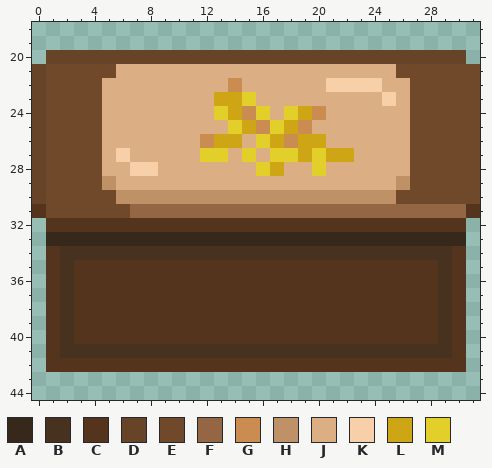
File history of a pixel-art sprite, SoftwareProjekt2024/Content/Food/Board_Potato_Chopped.PNG. The first picture shows the starting point.
The file is 32x64 pixels. Colours within 5 levels of each other are drawn and written as one. Shown: x 0..31, y 18..44.
Palette (. is transparent): A #36281b  B #47311f  C #54341c  D #674328  E #70492b  F #946643  G #ca8c51  H #be9167  J #dbae83  K #f7cfa8  L #cea615  M #e3cf29
Pixels before, first column x 0:
20 .DDDDDDDDDDDDDDDDDDDDDDDDDDDDDD.
21 DEEEEEJJJJJJJJJJJJJJJJJJJJEEEEEE
22 DEEEEJJJJJJJJJGJJJJJJKKKKJJEEEEE
23 DEEEEJJJJJJJJLLMJJJJJJJJJKJEEEEE
24 DEEEEJJJJJJJJMLGMJMLGJJJJJJEEEEE
25 DEEEEJJJJJJJJJMLGMLGJJJJJJJEEEEE
26 DEEEEJJJJJJJGLLJMLGLLJJJJJJEEEEE
27 DEEEEJKJJJJJMMJMJMMLMLLJJJJEEEEE
28 DEEEEJJKKJJJJJJJMLJJMJJJJJJEEEEE
29 DEEEEHJJJJJJJJJJJJJJJJJJJJHEEEEE
30 DEEEEEHHHHHHHHHHHHHHHHHHHHEEEEEE
31 CEEEEEEFFFFFFFFFFFFFFFFFFFFFFFFC
32 .CCCCCCCCCCCCCCCCCCCCCCCCCCCCCC.
33 .AAAAAAAAAAAAAAAAAAAAAAAAAAAAAA.
34 .CBBBBBBBBBBBBBBBBBBBBBBBBBBBBC.
35 .CBCCCCCCCCCCCCCCCCCCCCCCCCCCBC.
36 .CBCCCCCCCCCCCCCCCCCCCCCCCCCCBC.
37 .CBCCCCCCCCCCCCCCCCCCCCCCCCCCBC.
38 .CBCCCCCCCCCCCCCCCCCCCCCCCCCCBC.
39 .CBCCCCCCCCCCCCCCCCCCCCCCCCCCBC.
40 .CBCCCCCCCCCCCCCCCCCCCCCCCCCCBC.
41 .CBBBBBBBBBBBBBBBBBBBBBBBBBBBBC.
42 .CCCCCCCCCCCCCCCCCCCCCCCCCCCCCC.
After the commit:
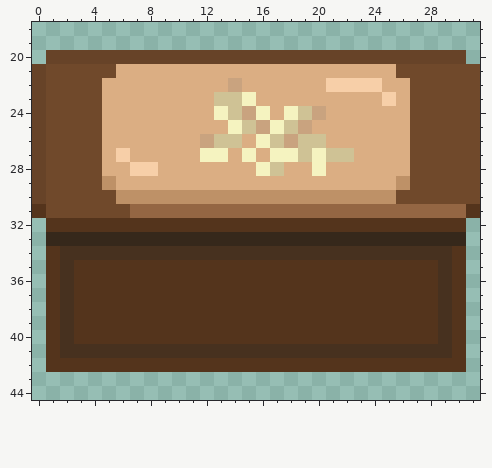
What changed:
Colour G changes from #ca8c51 to #c9a37f.
Colour L changes from #cea615 to #cfc295.
Colour M changes from #e3cf29 to #f5f3c0.
Boxes around the changes in both pictures, in picture pixels (x1, y1, x2, y2):
changed: (200, 78, 354, 176)
